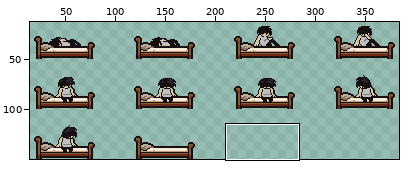
Sprite sheet -- Assets/Game/Sprites/Characters/Main Characters/Buckets/Pre-flash/Kid_Bed.png. The picture above shows the old version from afar; the outline marks the close-up.
Close-up. As it was:
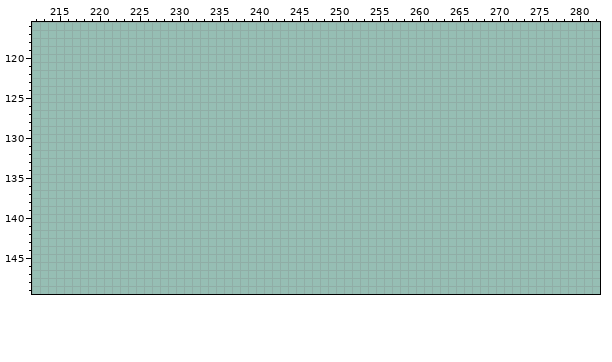
The file is 400x150 pixels. Colours within 5 levels of each other are drawn and written as one. Shown: x 212..282, y 116..149. The wide view leaves out empty margins.
Palette (. is transparent): 
Pixels before (only the part around the change), first column x 212:
116 .......................................................................
117 .......................................................................
118 .......................................................................
119 .......................................................................
120 .......................................................................
121 .......................................................................
122 .......................................................................
123 .......................................................................
124 .......................................................................
125 .......................................................................
126 .......................................................................
127 .......................................................................
128 .......................................................................
129 .......................................................................
130 .......................................................................
131 .......................................................................
132 .......................................................................
133 .......................................................................
134 .......................................................................
135 .......................................................................
136 .......................................................................
137 .......................................................................
138 .......................................................................
139 .......................................................................
140 .......................................................................
141 .......................................................................
142 .......................................................................
143 .......................................................................
144 .......................................................................
145 .......................................................................
146 .......................................................................
147 .......................................................................
148 .......................................................................
149 .......................................................................
Once edited:
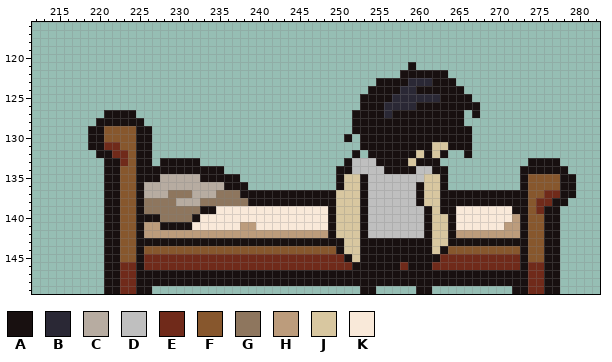
Colours new in this view: A #181010  B #2a2835  C #b7aca1  D #bfbfbf  E #702a1a  F #87572d  G #8e765e  H #bc9c7c  J #d8c7a0  K #f9e9d9
From old to new:
y 121: x 259 . -> A
y 122: x 258..263 ...... -> AAAAAA
y 123: x 255..264 .......... -> AAAABBBAAA
y 124: x 254..265 ............ -> AAAABBAAAAAA
y 125: x 253..266 .............. -> AAAABBBBBBAAAA
y 126: x 253..267 ............... -> AAABBBBAAAAAAAA
y 127: x 221..224 .... -> AAAA; x 252..265 .............. -> AAAABAAAAAAAAA; x 267 . -> A
y 128: x 220..225 ...... -> AAAAAA; x 252..265 .............. -> AAAAAAAAAAAAAA
y 129: x 219..226 ........ -> AAFFFFAA; x 252..266 ............... -> AAAAAAAAAAAAAAA
y 130: x 219..226 ........ -> AAFFFFAA; x 251 . -> A; x 253..266 .............. -> AAAAAAAAAAAAAA
y 131: x 219..226 ........ -> AAEEFFAA; x 253..266 .............. -> AAAAAAAAAJJAAA
y 132: x 220..226 ....... -> AAEEFAA; x 252 . -> A; x 254..263 .......... -> AAAAAAJAJA; x 266 . -> A
y 133: x 221..226 ...... -> AAEFAA; x 228..232 ..... -> AAAAA; x 251..262 ............ -> ADDDAAAAJAAA; x 274..277 .... -> AAAA
y 134: x 221..235 ............... -> AAFFAAAAAAAAAAA; x 250..263 .............. -> AADDDDAAAADDAA; x 273..278 ...... -> AAAAAA
y 135: x 221..237 ................. -> AAFFAAACCCCCAAAAA; x 250..263 .............. -> AJJADDDDDDDJJA; x 273..279 ....... -> AFFFFAA
y 136: x 221..238 .................. -> AAFFACCCCCCCCCCAAA; x 250..263 .............. -> AJJADDDDDDAJJA; x 273..279 ....... -> AFFFFAA
y 137: x 221..279 ........................................................... -> AAFFACCCGGGCCCGGGAAAAAAAAAAAAJJJADDDDDDAJJAAAAAAAAAAAFFEEAA
y 138: x 221..278 .......................................................... -> AAFFAGGGGCCCGGGGGGAAAAAAAAAAAJJJADDDDDDAJJAAAAAAAAAAAFEEAA
y 139: x 221..277 ......................................................... -> AAFFAGGGGGGGAAKKKKKKKKKKKKKKAJJJADDDDDDDAJAAKKKKKKKAAFEAA
y 140: x 221..277 ......................................................... -> AAFFAAAGGGGAKKKKKKKKKKKKKKKKAJJJADDDDDDDAJJAKKKKKKKHAFFAA
y 141: x 221..277 ......................................................... -> AAFFAHHAAAAKKKKKKHHKKKKKKKKKAJJJADDDDDDDAJJAKKKKKKHHAFFAA
y 142: x 221..277 ......................................................... -> AAFFAHHHHHHHHHHHHHHHHHHHHHHHAJJJADDDDDDDAJJAHHHHHHHHAFFAA
y 143: x 221..277 ......................................................... -> AAFFAAAAAAAAAAAAAAAAAAAAAAAAAAJJAAAAAAAAAJJAAAAAAAAAAFFAA
y 144: x 221..277 ......................................................... -> AAFFAFFFFFFFFFFFFFFFFFFFFFFFFAJJAAAAAAAAAJAFFFFFFFFFAFFAA
y 145: x 221..277 ......................................................... -> AAFFAEEEEEEEEEEEEEEEEEEEEEEEEEAJAAAAAAAAAAEEEEEEEEEEAFFAA
y 146: x 221..277 ......................................................... -> AAEEAEEEEEEEEEEEEEEEEEEEEEEEEEEAAAAAAEAAAEEEEEEEEEEEAEEAA
y 147..148: x 221..277 ......................................................... -> AAEEAAAAAAAAAAAAAAAAAAAAAAAAAAAAAAAAAAAAAAAAAAAAAAAAAEEAA
y 149: x 221..226 ...... -> AAEEAA; x 253..254 .. -> AA; x 260..261 .. -> AA; x 272..277 ...... -> AAEEAA
Changed places in both close-ups, as pixel boxes (x1, y1, x2, y2):
added: (88, 62, 576, 294)
